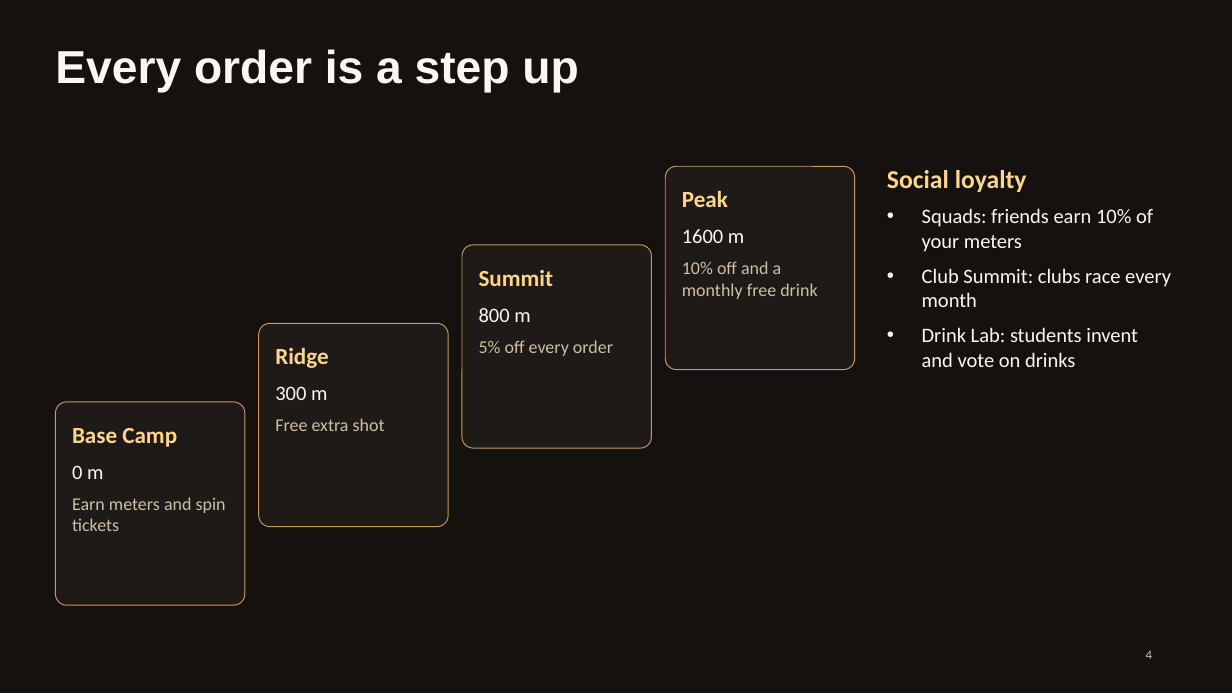
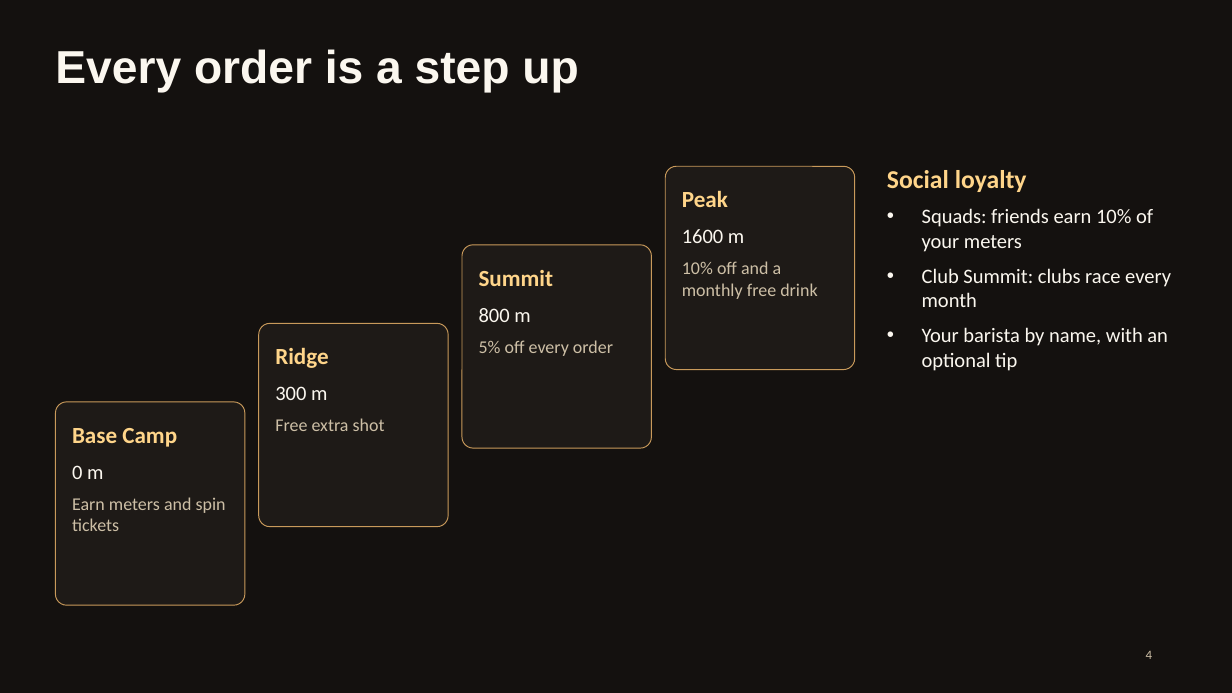
Before and after one commit to UroojAslamm/altitude, a slide deck: slide 4 of docs/ASCEND-pitch.pptx. Drawn at 1232x693 pixels with LibreOffice and Linux fonts; fonts in the diff are those of the drawing. Boxes give left, top, right and bottom in pixels: in the first picture for what was removed or moved away, otherwise in the second. Text is boxed around its words. In the diff, an @@ line names an element or a change of style, - is before the commit and + after.

```diff
--- a/docs/ASCEND-pitch.pptx
+++ b/docs/ASCEND-pitch.pptx
@@ text at box(922, 327, 1168, 371): text changed @@
-• Drink Lab: students invent and vote on drinks
+• Your barista by name, with an optional tip
```
Also in this commit, not shown: 2 other slides changed, 1 other file.
